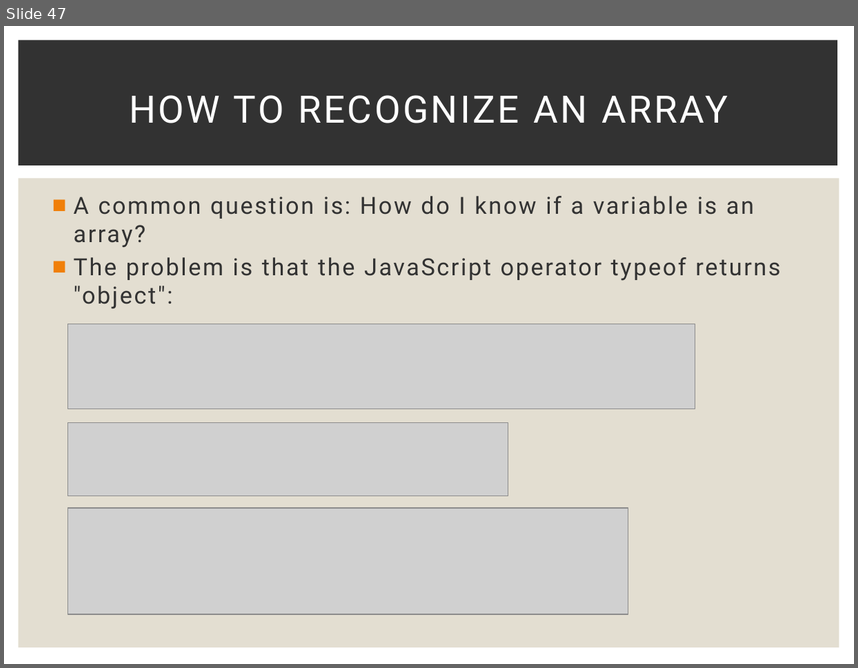
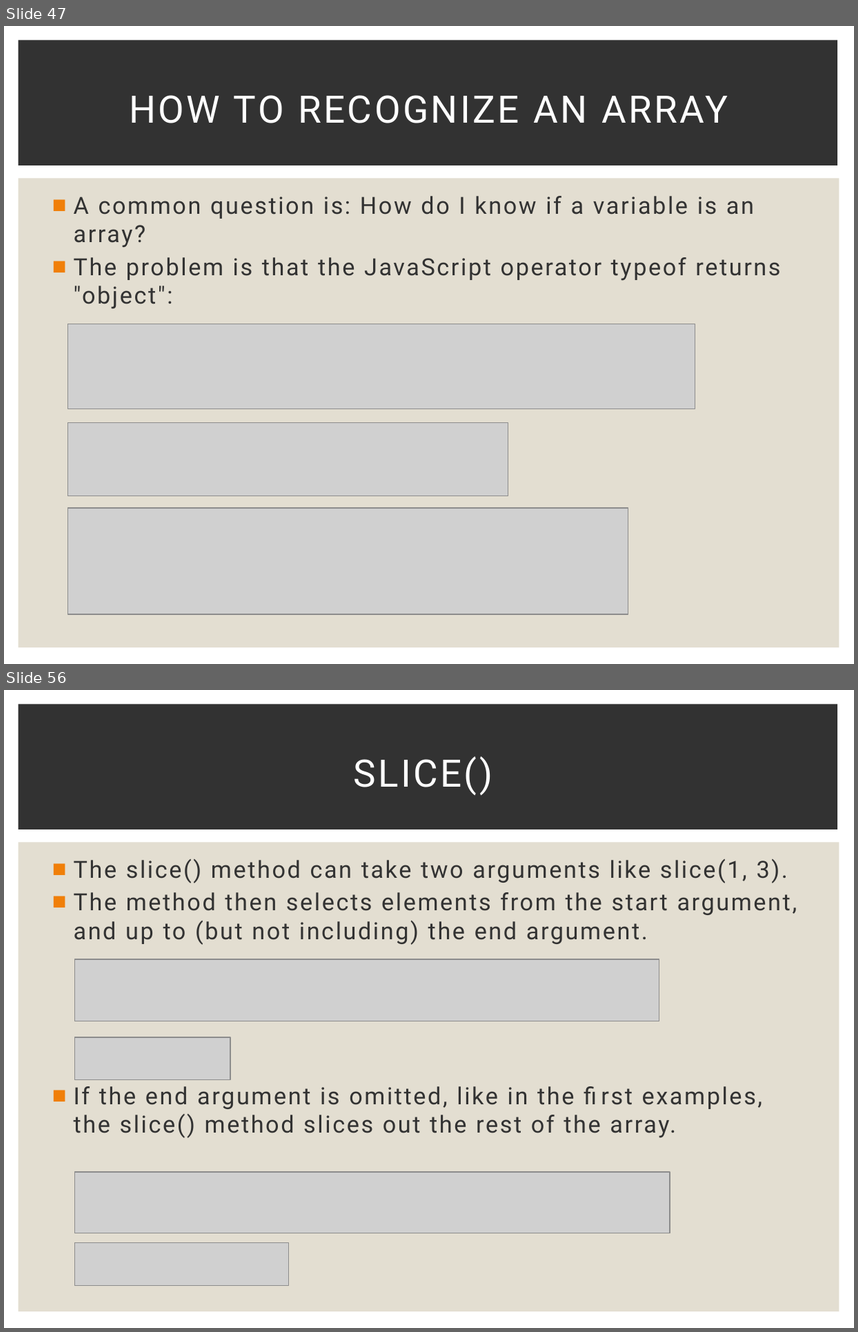
Before and after one commit to Karamihova/Fundamentals-JS, a slide deck: Programming Prep.pptx. Shown one above the other, each under a label of ours: slide 47 before the commit, slides 47 and 56 after it; the slides between them are not shown. The pictures are 858x668 and 858x1332 pixels, drawn with LibreOffice and Linux fonts; fonts in the diff are those of the drawing; grey boxes stand for pictures. Boxes give left, top, right and bottom in pixels: in the first picture for what was removed or moved away, otherwise in the second. Text is boxed around its words. In the diff, an @@ line names an element or a change of style, - is before the commit and + after.

Commit message:
Exercise Arrays

```diff
--- a/Programming Prep.pptx
+++ b/Programming Prep.pptx
@@ slide 56 added at [4, 690, 854, 1328], background #FFFFFF; not listed: 2 template elements that a slide beside it also shows @@
@@ title added at [353, 756, 493, 796], 32 pt, text #FFFFFF @@
+SLICE()
@@ text added at [74, 859, 797, 1138], 20 pt, text #323232 @@
+■ The slice() method can take two arguments like slice(1, 3).
+■ The method then selects elements from the start argument, and up to (but not including) the end argument.
+■ If the end argument is omitted, like in the first examples, the slice() method slices out the rest of the array.
@@ picture added at [74, 960, 660, 1021] @@
@@ picture added at [74, 1037, 230, 1079] @@
@@ picture added at [74, 1172, 670, 1233] @@
@@ picture added at [74, 1243, 288, 1285] @@
```
Also in this commit, not shown: 10 other slides added, 9 other files.
